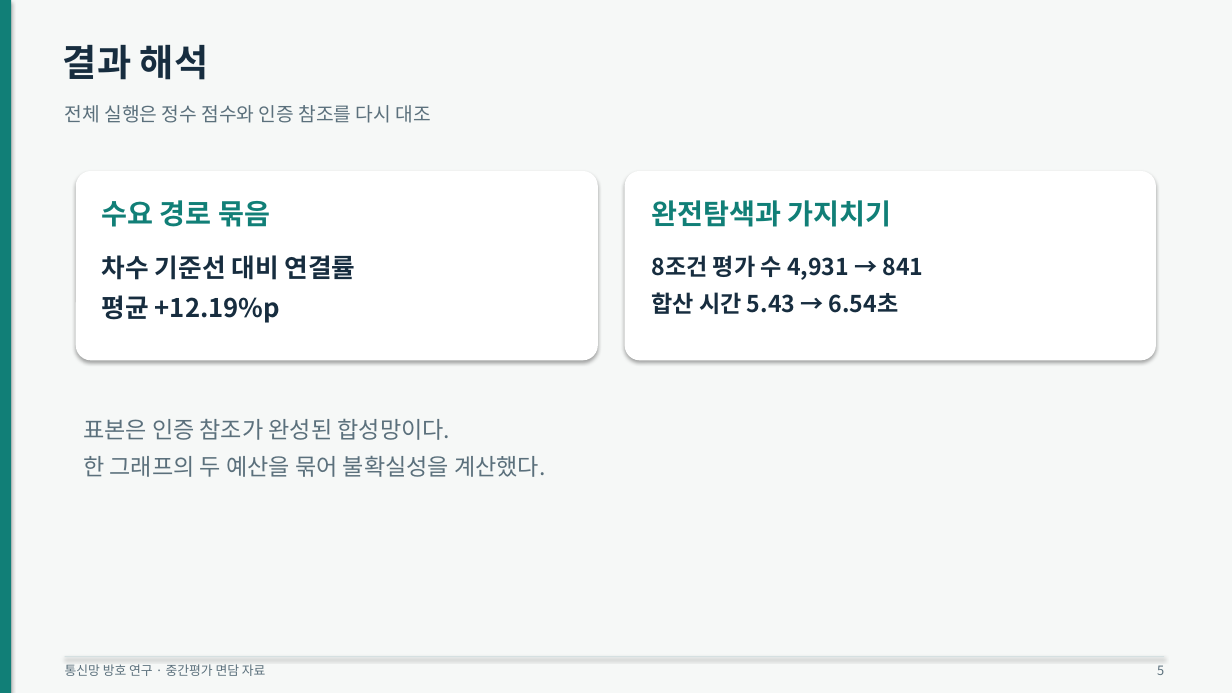
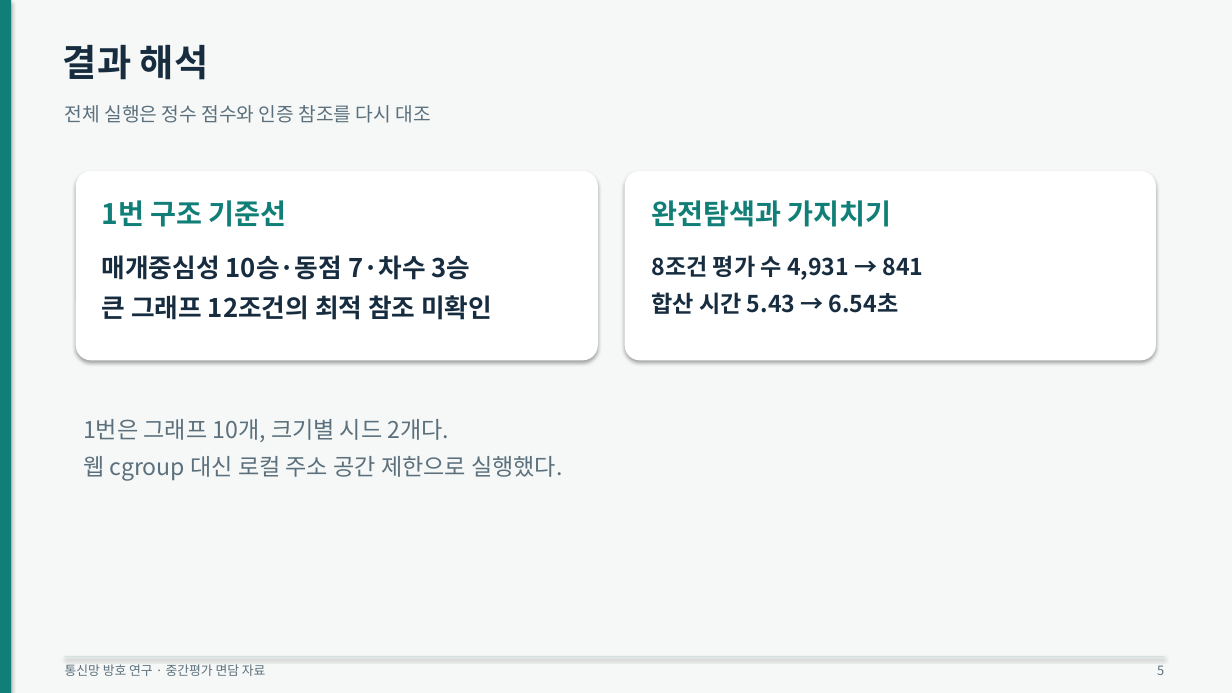
Before and after one commit to d86729/os-project-26-2, a slide deck: slide 5 of presentation/면담자료.pptx. Drawn at 1232x693 pixels with LibreOffice and Linux fonts; fonts in the diff are those of the drawing. Boxes give left, top, right and bottom in pixels: in the first picture for what was removed or moved away, otherwise in the second. Text is boxed around its words. In the diff, an @@ line names an element or a change of style, - is before the commit and + after.

```diff
--- a/presentation/면담자료.pptx
+++ b/presentation/면담자료.pptx
@@ text at (102,200,287,227): text changed @@
-수요 경로 묶음
+1번 구조 기준선
@@ text at (102,255,492,320): text changed @@
-차수 기준선 대비 연결률
-평균 +12.19%p
+매개중심성 10승·동점 7·차수 3승
+큰 그래프 12조건의 최적 참조 미확인
@@ text at (83,419,562,481): text changed @@
-표본은 인증 참조가 완성된 합성망이다.
-한 그래프의 두 예산을 묶어 불확실성을 계산했다.
+1번은 그래프 10개, 크기별 시드 2개다.
+웹 cgroup 대신 로컬 주소 공간 제한으로 실행했다.
```
Also in this commit, not shown: 4 other slides changed, 26 other files.
